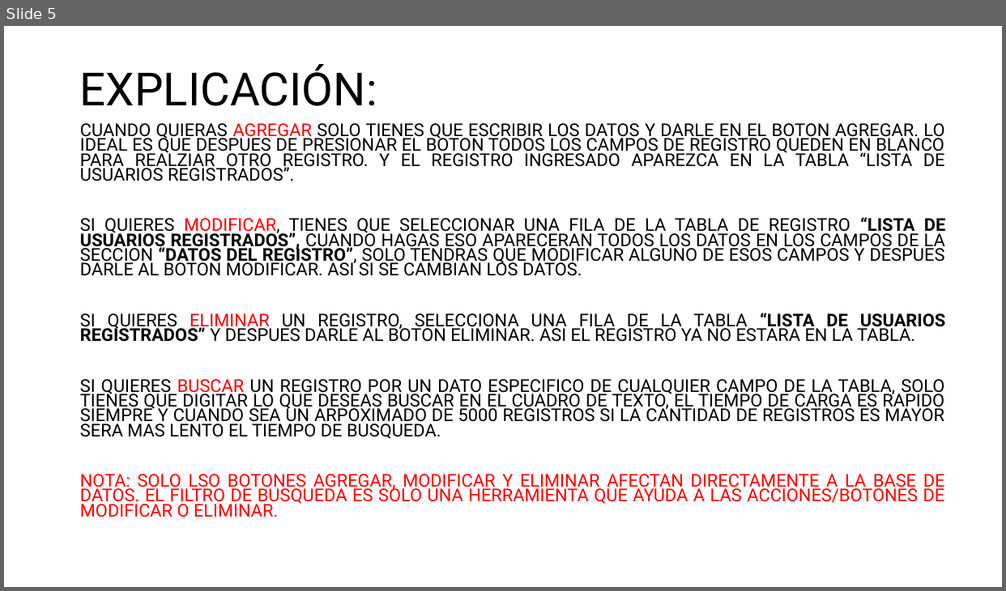
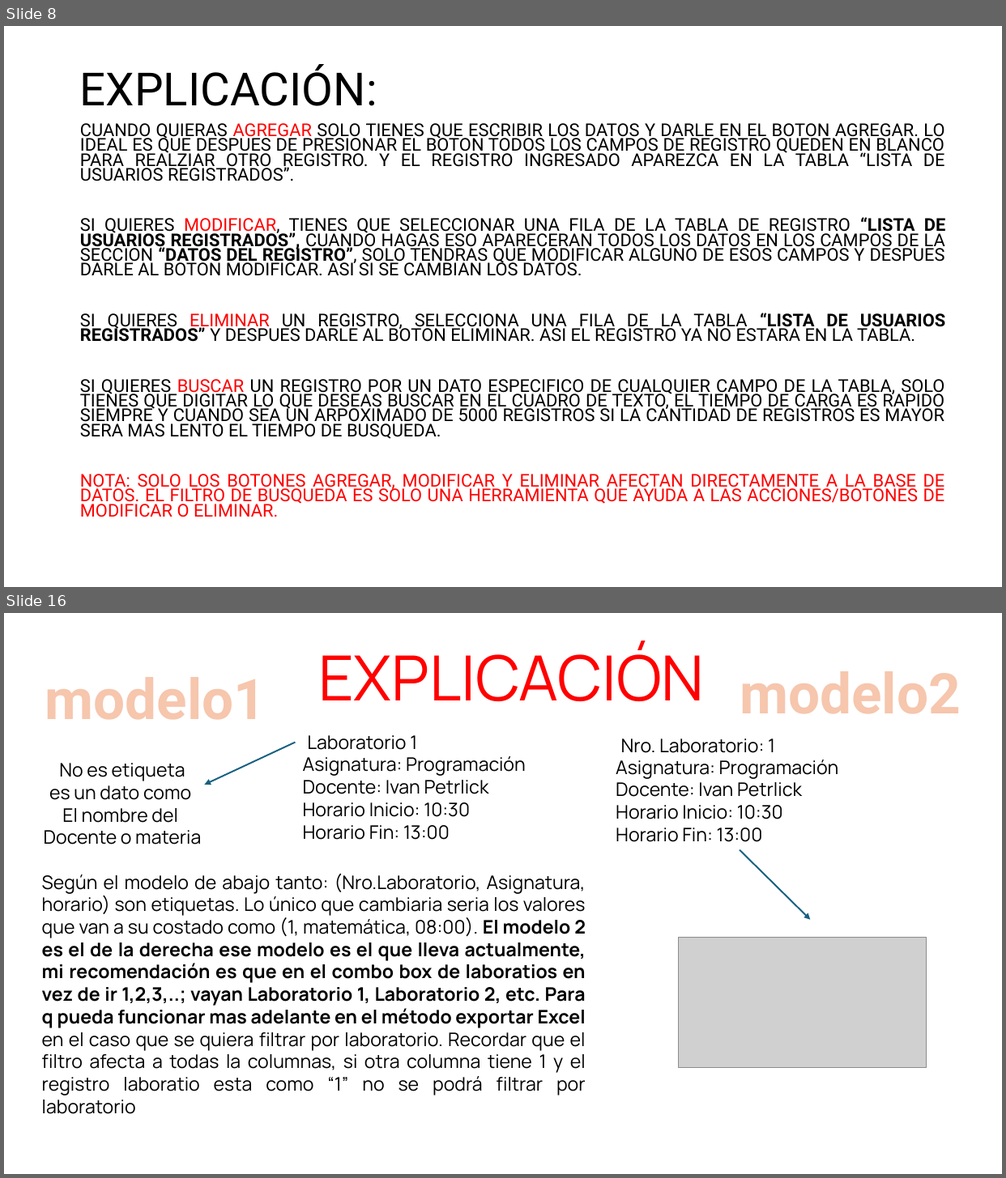
Before and after one commit to cotanol/ProyectoAsistenciaUNFV, a slide deck: GUIDESIGN.pptx. Shown one above the other, each under a label of ours: slide 5 before the commit, slides 8 and 16 after it; the slides between them are not shown. The pictures are 1006x591 and 1006x1178 pixels, drawn with LibreOffice and Linux fonts; fonts in the diff are those of the drawing; grey boxes stand for pictures. Boxes give left, top, right and bottom in pixels: in the first picture for what was removed or moved away, otherwise in the second. Text is boxed around its words. In the diff, an @@ line names an element or a change of style, - is before the commit and + after.

```diff
--- a/GUIDESIGN.pptx
+++ b/GUIDESIGN.pptx
@@ slide 16 added at (4, 613, 1002, 1174), background #FFFFFF @@
@@ text added at (318, 643, 704, 701), 60 pt, text #FF0000 @@
+EXPLICACIÓN
@@ text added at (45, 677, 266, 720), 54 pt, text #F6C6AD, bold @@
+modelo1
@@ text added at (739, 671, 961, 714), 54 pt, text #F6C6AD, bold @@
+modelo2
@@ arrow added from (296, 743) to (205, 785), #156082 1.5 pt @@
@@ text added at (303, 756, 526, 840), 18 pt, text #000000 @@
+Asignatura: Programación
+Docente: Ivan Petrlick
+Horario Inicio: 10:30
+Horario Fin: 13:00
@@ text added at (307, 735, 417, 750), 18 pt, text #000000 @@
+Laboratorio 1
@@ text added at (621, 739, 775, 753), 18 pt, text #000000 @@
+Nro. Laboratorio: 1
@@ text added at (44, 763, 201, 845), 18 pt, text #000000 @@
+No es etiqueta
+es un dato como
+El nombre del
+Docente o materia
@@ text added at (616, 760, 839, 842), 18 pt, text #000000 @@
+Asignatura: Programación
+Docente: Ivan Petrlick
+Horario Inicio: 10:30
+Horario Fin: 13:00
@@ arrow added from (740, 850) to (810, 920), #156082 1.5 pt @@
@@ text added at (42, 874, 586, 1114), 18 pt, text #000000 @@
+Según el modelo de abajo tanto: (Nro.Laboratorio, Asignatura, horario) son etiquetas. Lo único que cambiaria seria los valores que van a su costado como (1, matemática, 08:00). El modelo 2 es el de la derecha ese modelo es el que lleva actualmente, mi recomendación es que en el combo box de laboratios en vez de ir 1,2,3,..; vayan Laboratorio 1, Laboratorio 2, etc. Para q pueda funcionar mas adelante en el método exportar Excel en el caso que se quiera filtrar por laboratorio. Recordar que el filtro afecta a todas la columnas, si otra columna tiene 1 y el registro laboratio esta como “1” no se podrá filtrar por laboratorio
@@ picture added at (679, 937, 926, 1067) @@
@@ what was slide 5 is now slide 8 @@
@@ slide 8 changed as well @@
@@ text at (80, 474, 945, 518): text changed @@
-NOTA: SOLO LSO BOTONES AGREGAR, MODIFICAR Y ELIMINAR AFECTAN DIRECTAMENTE A LA BASE DE DATOS. EL FILTRO DE BUSQUEDA ES SOLO UNA HERRAMIENTA QUE AYUDA A LAS ACCIONES/BOTONES DE MODIFICAR O ELIMINAR.
+NOTA: SOLO LOS BOTONES AGREGAR, MODIFICAR Y ELIMINAR AFECTAN DIRECTAMENTE A LA BASE DE DATOS. EL FILTRO DE BUSQUEDA ES SOLO UNA HERRAMIENTA QUE AYUDA A LAS ACCIONES/BOTONES DE MODIFICAR O ELIMINAR.
```
Also in this commit, not shown: 6 other slides changed, 12 other slides added, 5 slides removed, 11 other files.
